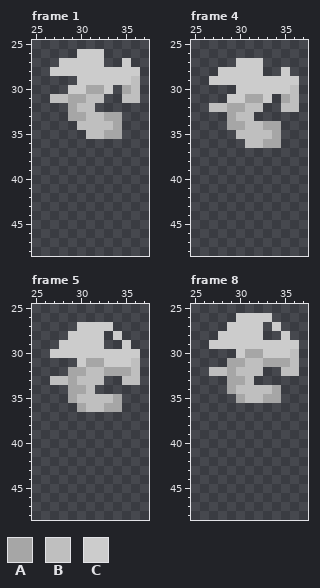
A pixel-art file gets an edit: Assets/Art/Characters/Player/Idle/Player_Idle_Down.aseprite. The first picture shows the starting point.
64x64 pixels, 8 frames. Shown: frame 1: x 25..37, y 25..48; frame 4: x 25..37, y 25..48; frame 5: x 25..37, y 25..48; frame 8: x 25..37, y 25..48. The commit also changed other frames, which this record leaves out.
Palette (. is transparent): A #a6a6a6  B #bfbfbf  C #cccccc
The same view after the edit:
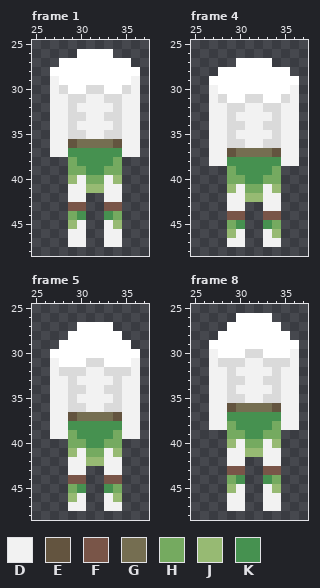
Colours new in this view: D #f2f2f2  E #63543f  F #795548  G #756e51  H #75aa60  J #97ba73  K #469150
Change:
layer "Skin/Right Leg" now shown
layer "Skin/Left Leg" now shown
layer "Skin/Right Arm" now shown
layer "Skin/Left Arm" now shown
layer "Skin/Chest" now shown
layer "Legs/Leaf" now shown
layer "Chest/Tattered" now hidden
colour A: #a6a6a6 -> #dadada
colour C: #cccccc -> #ffffff
Changed rows in their new state; - is a pixel that keeps its letter.
Frame 1:
first column x 27:
26 ------C---
27 ------CC--
29 DCC------D
30 DA-----C-D
31 DD--DDAADD
32 DD-DDDDADD
33 DD--DD--DD
34 DDADDDD-DD
35 DDAADD--DD
36 DDEGGGGEDD
37 DDKKKKKKDD
38 --HKKKKH--
39 --HHKKHH--
40 --JDHHDJ--
41 --DDJJDD--
42 --DD--DD--
43 --FF--FF--
44 --HK--KH--
45 --JD--DJ--
46 --DD--DD--
47 --DD--DD--
Frame 4:
first column x 27:
27 ------C---
28 ------CC--
30 DCC------D
31 DA-----C-D
32 DD--DDAADD
33 DD-DDDDADD
34 DD--DD--DD
35 DDADDDD-DD
36 DDAADD--DD
37 DDEGGGGEDD
38 DDKKKKKKDD
39 --HKKKKH--
40 --HHKKHH--
41 --JDHHDJ--
42 --DDJJDD--
43 --DD--DD--
44 --FF--FF--
45 --HK--KH--
46 --JD--DJ--
47 --DD--DD--
Frame 5:
first column x 27:
28 ------C---
29 ------CC--
31 DCC------D
32 DA--DD---D
33 DD-DDDDADD
34 DD--DDAADD
35 DD-DDDD-DD
36 DDA-DD--DD
37 DDEGGGGEDD
38 DDKKKKKKDD
39 DDHKKKKHDD
40 --HHKKHH--
41 --JDHHDJ--
42 --DDJJDD--
43 --DD--DD--
44 --FF--FF--
45 --HK--KH--
46 --JD--DJ--
47 --DD--DD--
Frame 8:
first column x 27:
27 ------C---
28 ------CC--
30 DCC------D
31 DA--DD---D
32 DD-DDDDADD
33 DD--DDAADD
34 DD-DDDD-DD
35 DDA-DD--DD
36 DDEGGGGEDD
37 DDKKKKKKDD
38 DDHKKKKHDD
39 --HHKKHH--
40 --JDHHDJ--
41 --DDJJDD--
42 --DD--DD--
43 --FF--FF--
44 --HK--KH--
45 --JD--DJ--
46 --DD--DD--
47 --DD--DD--
Changed places in both pictures, as pixel boxes (x1, y1, x2, y2):
changed: (50, 49, 140, 247)
changed: (209, 58, 299, 247)
changed: (50, 322, 140, 511)
changed: (209, 313, 299, 511)
